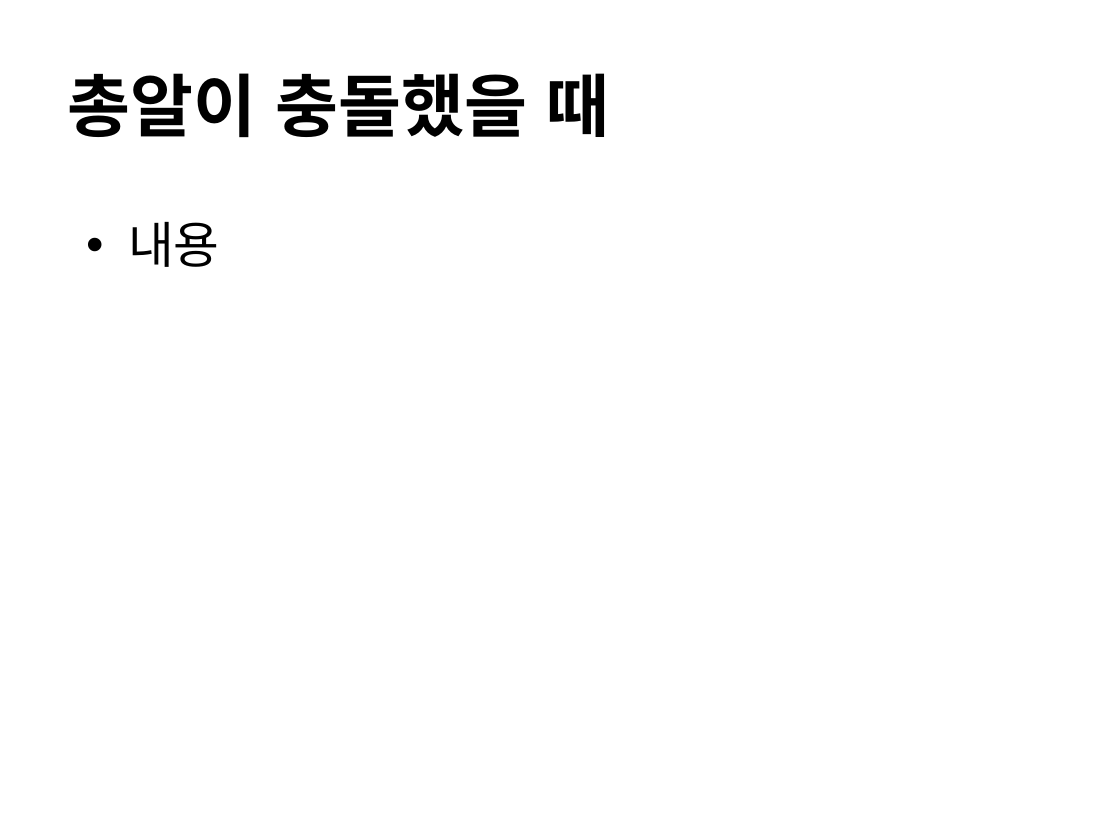
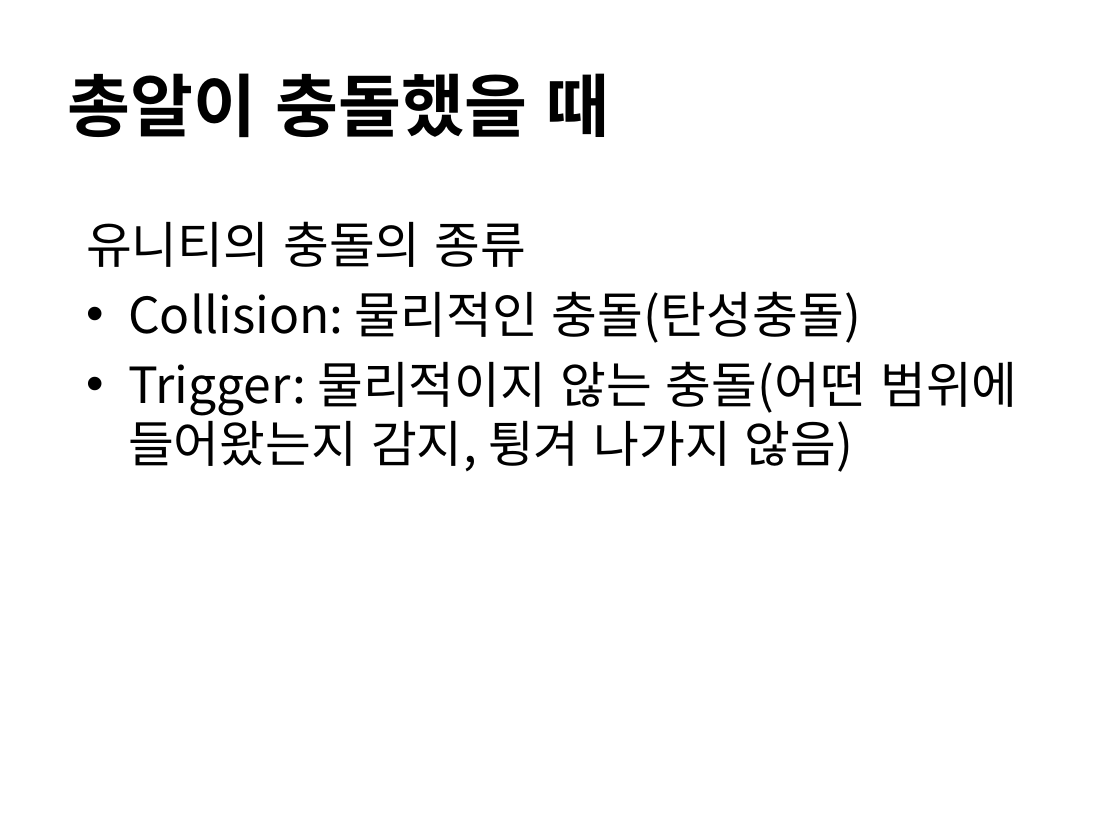
Before and after one commit to IamGroooooot/cien-unity-2019, a slide deck: slide 24 of 2주차.pptx (slide 22 before the commit). Drawn at 1120x840 pixels with LibreOffice and Linux fonts; fonts in the diff are those of the drawing. Boxes give left, top, right and bottom in pixels: in the first picture for what was removed or moved away, otherwise in the second. Text is boxed around its words. In the diff, an @@ line names an element or a change of style, - is before the commit and + after.

```diff
--- a/2주차.pptx
+++ b/2주차.pptx
@@ text at <box>86,221,1017,472</box>: text changed @@
-• 내용
+유니티의 충돌의 종류
+• Collision: 물리적인 충돌(탄성충돌)
+• Trigger: 물리적이지 않는 충돌(어떤 범위에 들어왔는지 감지, 튕겨 나가지 않음)
```
Also in this commit, not shown: 8 other slides changed, 5 slides added.
